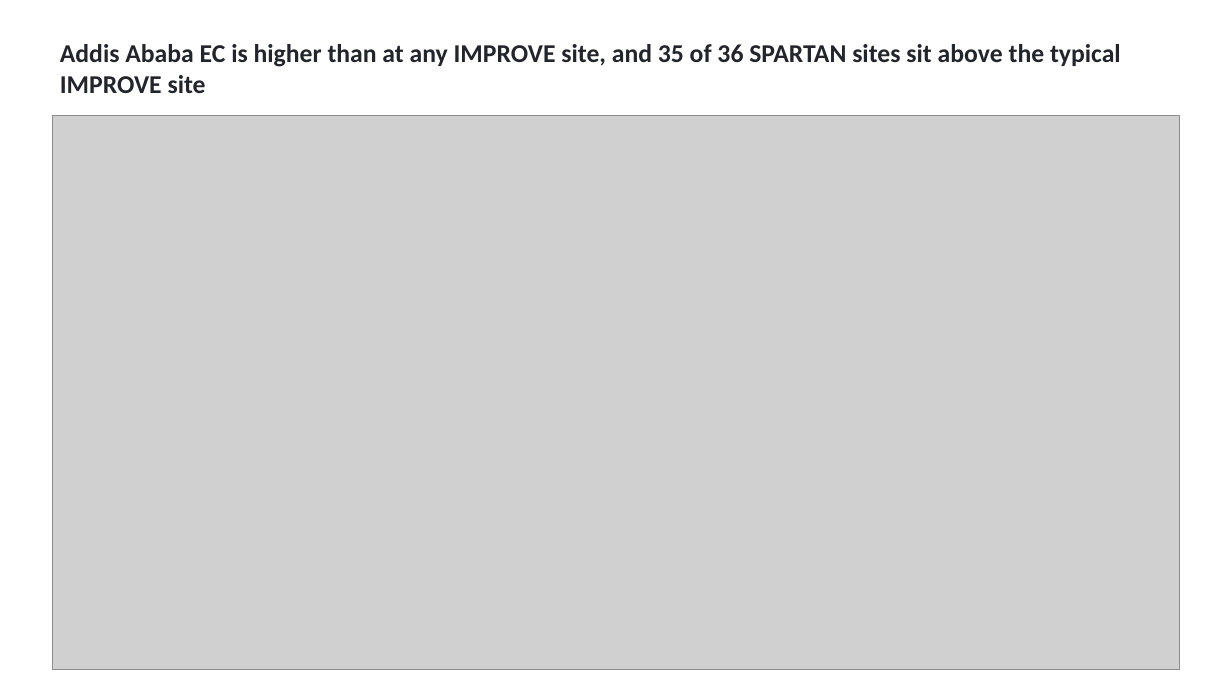
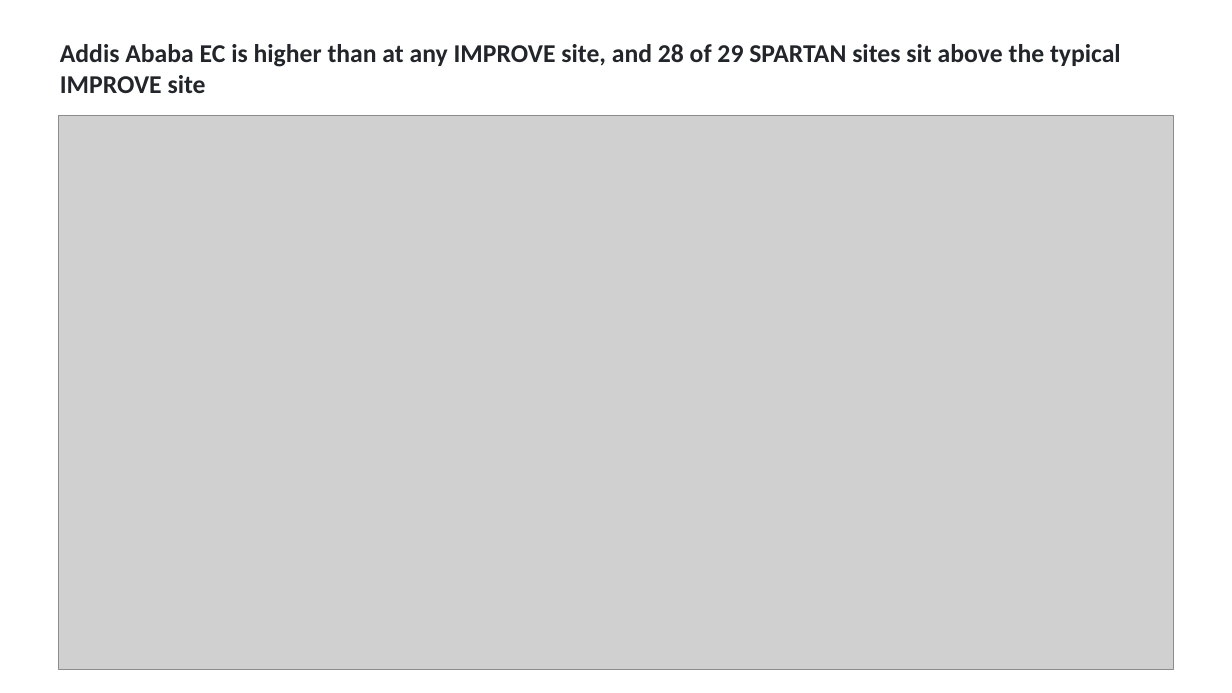
Before and after one commit to ahzs645/aethmodular, a slide deck: slide 7 of deliverables/aaar_poster_2026/aaar_practice_2026-10-15_no_notes.pptx. Drawn at 1232x693 pixels with LibreOffice and Linux fonts; fonts in the diff are those of the drawing; grey boxes stand for pictures. Boxes give left, top, right and bottom in pixels: in the first picture for what was removed or moved away, otherwise in the second. Text is boxed around its words. In the diff, an @@ line names an element or a change of style, - is before the commit and + after.

```diff
--- a/deliverables/aaar_poster_2026/aaar_practice_2026-10-15_no_notes.pptx
+++ b/deliverables/aaar_poster_2026/aaar_practice_2026-10-15_no_notes.pptx
@@ text at bbox=[60, 44, 1121, 93]: text changed @@
-Addis Ababa EC is higher than at any IMPROVE site, and 35 of 36 SPARTAN sites sit above the typical IMPROVE site
+Addis Ababa EC is higher than at any IMPROVE site, and 28 of 29 SPARTAN sites sit above the typical IMPROVE site
@@ picture: place and size @@
-picture at bbox=[53, 116, 1180, 670]
+picture at bbox=[58, 116, 1174, 670]
```
Also in this commit, not shown: 5 other files.
